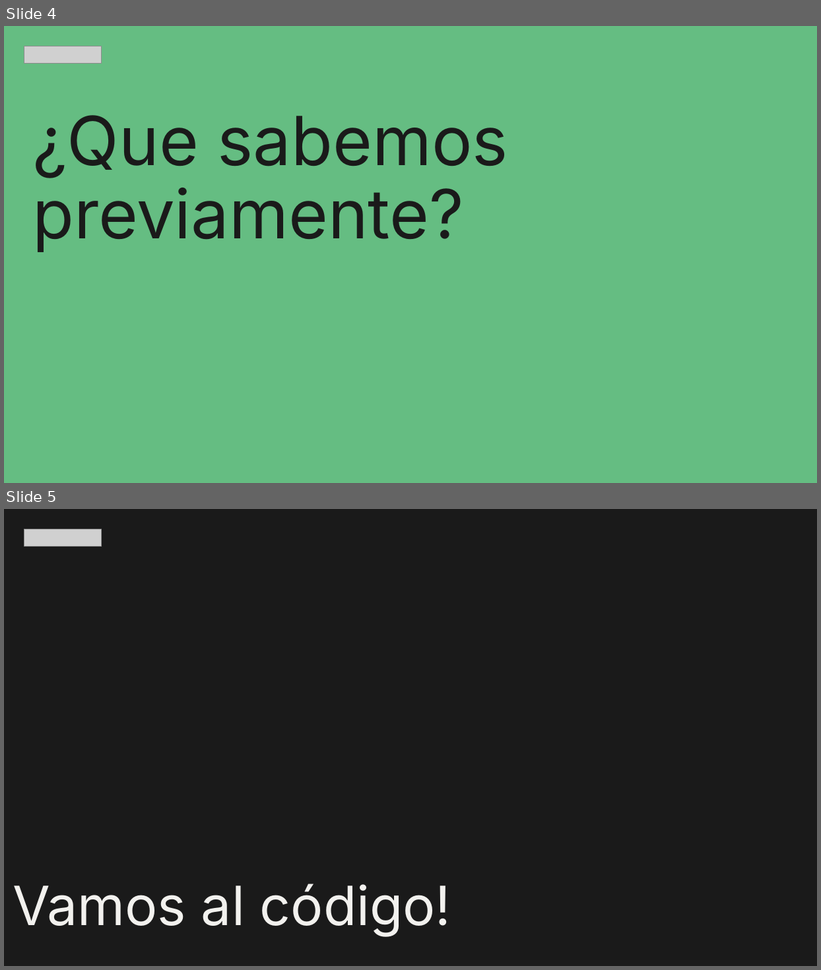
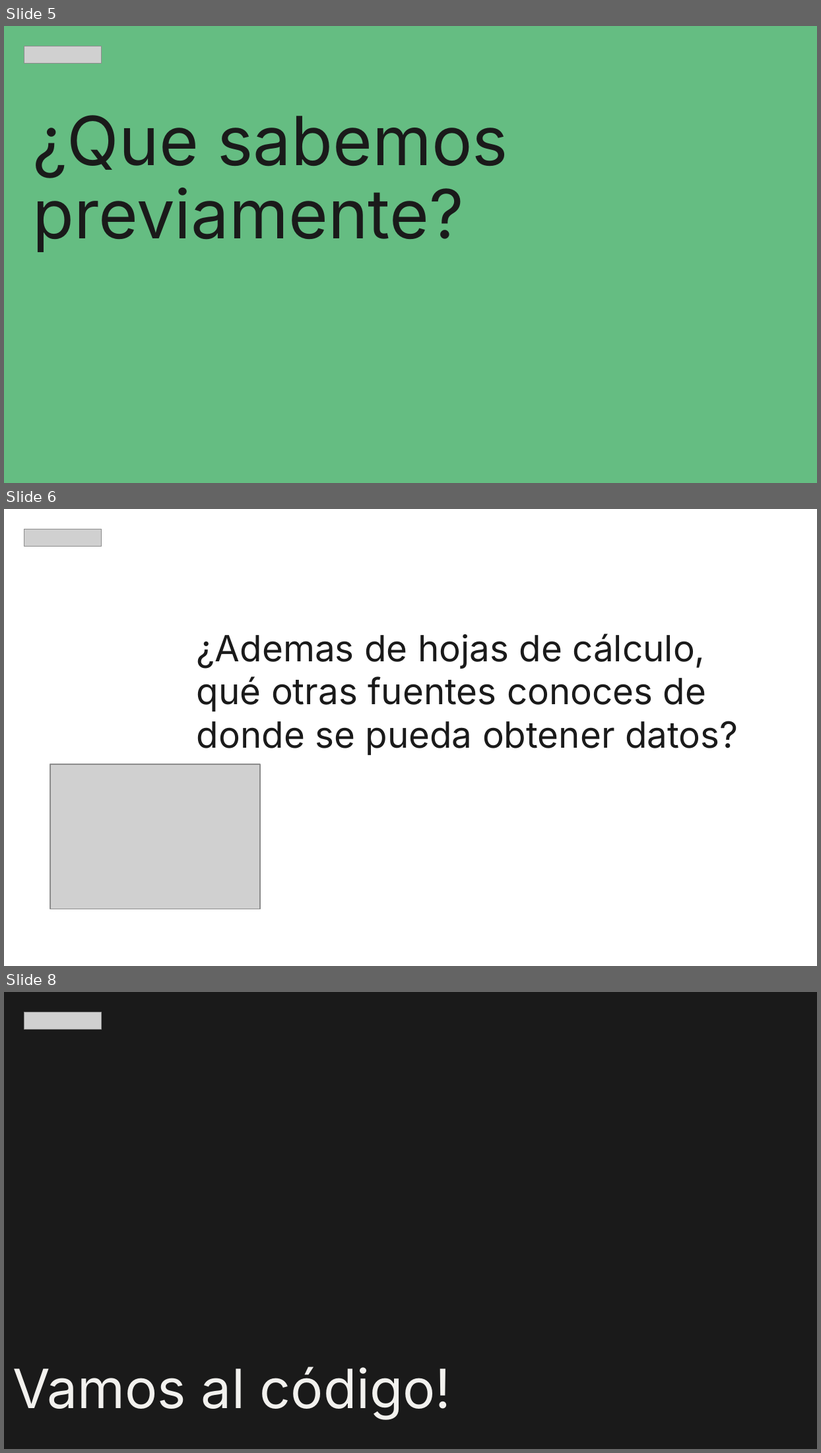
Before and after one commit to zyntonyson/bootcamp_ds_da, a slide deck: 08-data-retrieval/17-SQL.pptx. Shown one above the other, each under a label of ours: slides 4 and 5 before the commit, slides 5, 6 and 8 after it; the slides between them are not shown. The pictures are 821x970 and 821x1453 pixels, drawn with LibreOffice and Linux fonts; fonts in the diff are those of the drawing; grey boxes stand for pictures. Boxes give left, top, right and bottom in pixels: in the first picture for what was removed or moved away, otherwise in the second. Text is boxed around its words. In the diff, an @@ line names an element or a change of style, - is before the commit and + after.

```diff
--- a/08-data-retrieval/17-SQL.pptx
+++ b/08-data-retrieval/17-SQL.pptx
@@ slide 6 added at box(4, 509, 817, 966), background #FFFFFF @@
@@ picture added at box(24, 529, 102, 547) @@
@@ text added at box(197, 634, 738, 755), 32 pt, text #1A1A1A @@
+¿Ademas de hojas de cálculo, qué otras fuentes conoces de donde se pueda obtener datos?
@@ picture added at box(50, 764, 260, 909) @@
@@ what was slide 4 is now slide 5 @@
@@ what was slide 5 is now slide 8 @@
```
Also in this commit, not shown: 1 slide changed, 4 other slides added, 3 slides removed, 4 other files.
